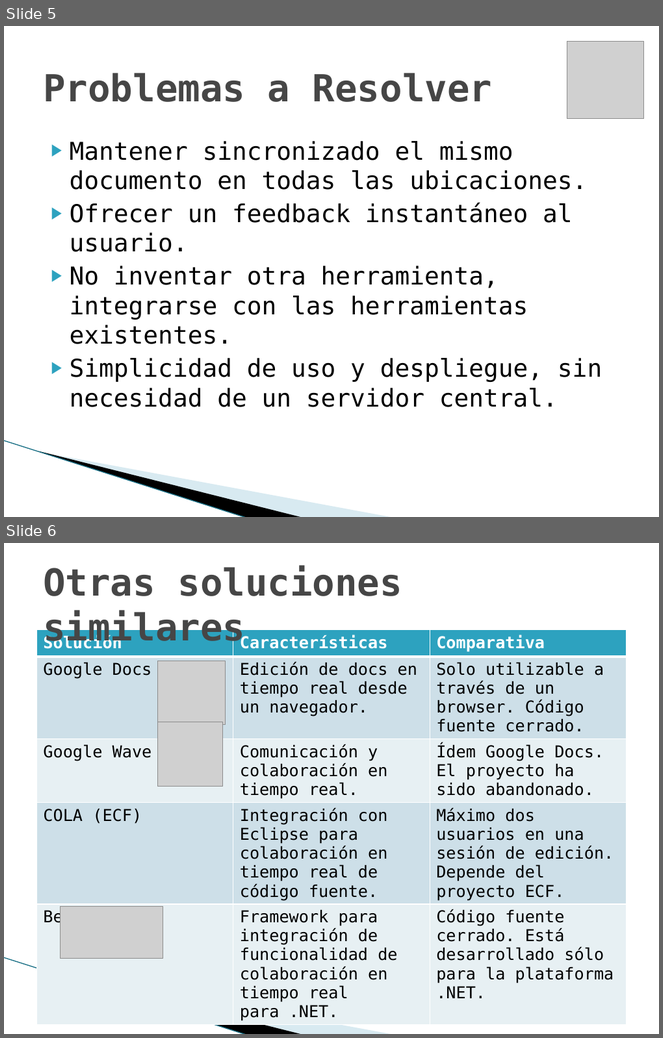
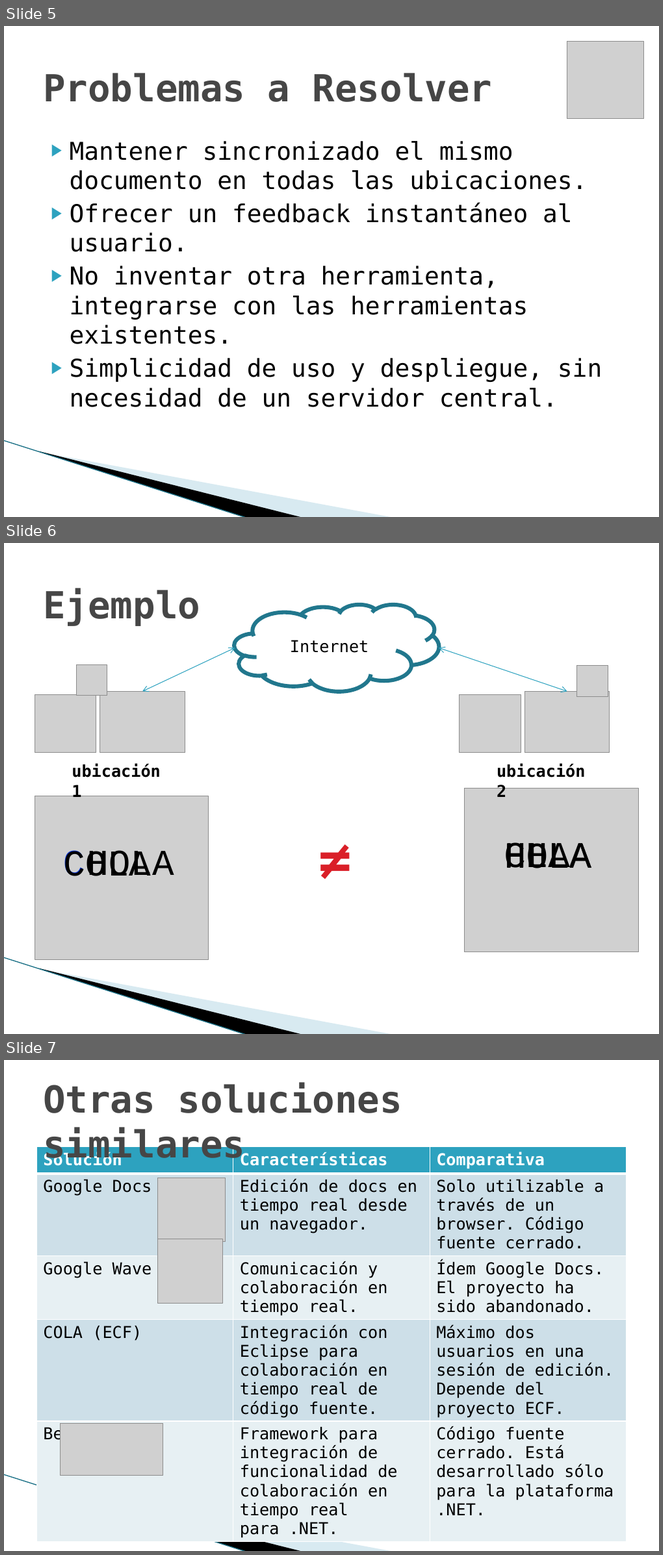
Before and after one commit to maurociancio/parallel-editor, a slide deck: doc/presentacion/presentacion.pptx. Shown one above the other, each under a label of ours: slides 5 and 6 before the commit, slides 5, 6 and 7 after it. The pictures are 663x1038 and 663x1555 pixels, drawn with LibreOffice and Linux fonts; fonts in the diff are those of the drawing; grey boxes stand for pictures; background and template pictures are left out. Boxes give left, top, right and bottom in pixels: in the first picture for what was removed or moved away, otherwise in the second. Text is boxed around its words. In the diff, an @@ line names an element or a change of style, - is before the commit and + after.

```diff
--- a/doc/presentacion/presentacion.pptx
+++ b/doc/presentacion/presentacion.pptx
@@ slide 6 added at [4,543,659,1034], background #FFFFFF; not listed: 3 template elements that a slide beside it also shows @@
@@ title added at [43,588,200,626], 41 pt, text #464646, bold @@
+Ejemplo
@@ cloud added at [235,605,440,692], outline #21788D 4.33 pt, 18 pt, text #000000 @@
+Internet
@@ double arrow added from (142, 692) to (235, 648), #2DA2BF 0.75 pt @@
@@ double arrow added from (568, 692) to (439, 648), #2DA2BF 0.75 pt @@
@@ picture added at [77,665,107,696] @@
@@ picture added at [577,665,608,696] @@
@@ picture added at [35,694,96,753] @@
@@ picture added at [100,692,185,754] @@
@@ picture added at [460,694,521,753] @@
@@ picture added at [525,692,610,754] @@
@@ text added at [72,763,161,797], 18 pt, text #000000, bold @@
+ubicación 1
@@ text added at [497,763,586,797], 18 pt, text #000000, bold @@
+ubicación 2
@@ picture added at [35,796,209,960] @@
@@ picture added at [465,789,639,953] @@
@@ text added at [313,821,363,894], 60 pt, text #DA1F28, bold @@
+≠
@@ text added at [44,837,170,887], 40 pt, text #000000 @@
+COLA
@@ text added at [63,850,85,876], 40 pt, text #0032D0 @@
+C
@@ text added at [87,850,174,876], 40 pt, text #000000 @@
+HOLA
@@ text added at [504,843,591,869], 40 pt, text #000000 @@
+CHLA
@@ text added at [504,843,592,869], 40 pt, text #000000 @@
+HOLA
@@ text added at [504,843,570,869], 40 pt, text #000000 @@
+HLA
@@ what was slide 6 is now slide 7 @@
```
Also in this commit, not shown: 2 slides changed, 1 other file.
